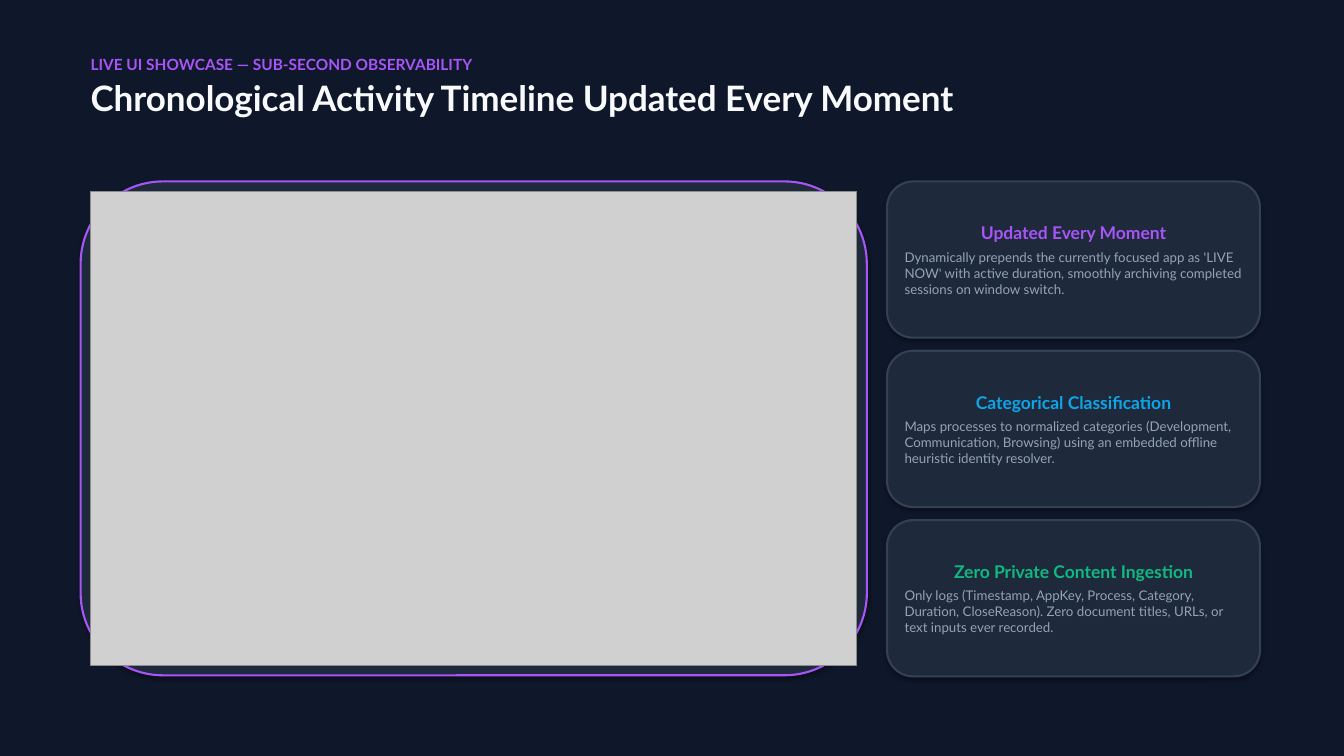
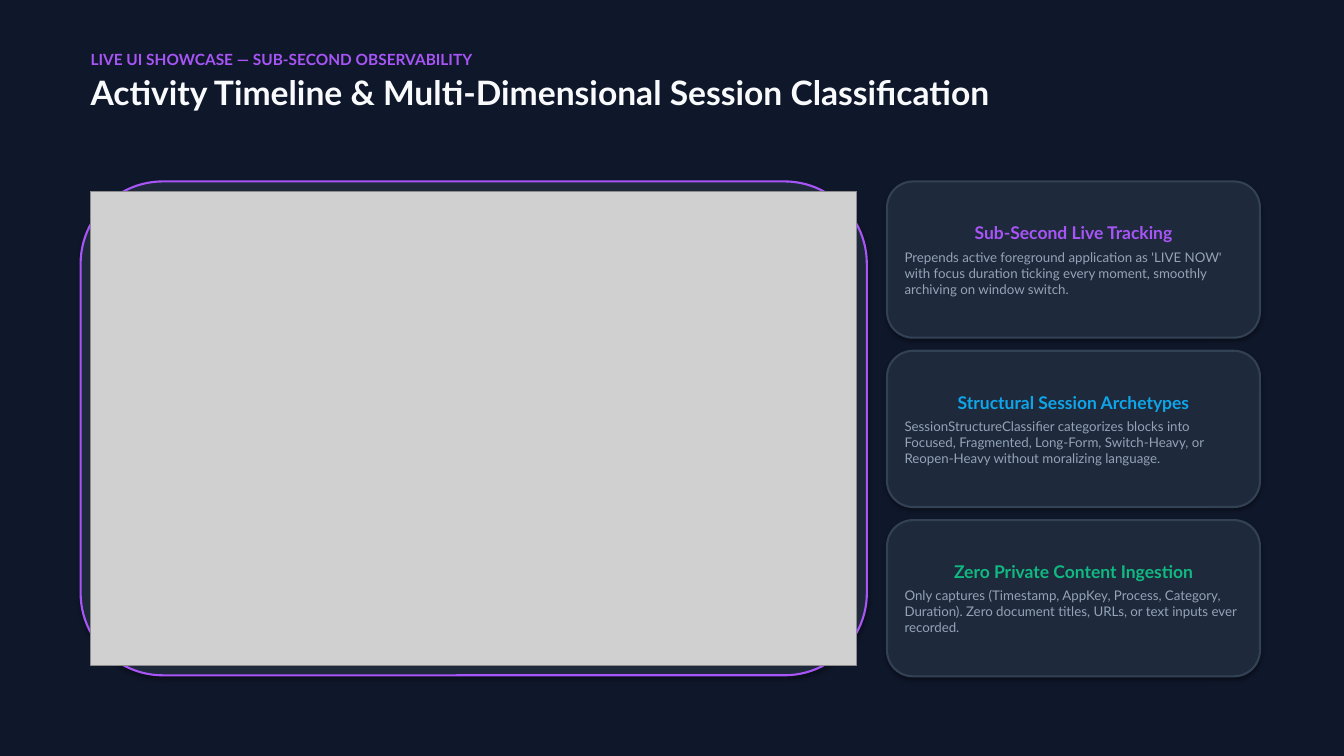
Before and after one commit to Rp-13-byt/MIRROR, a slide deck: slide 8 of submission/Mirror_Pitch_Deck.pptx (slide 7 before the commit). Drawn at 1344x756 pixels with LibreOffice and Linux fonts; fonts in the diff are those of the drawing; grey boxes stand for pictures. Boxes give left, top, right and bottom in pixels: in the first picture for what was removed or moved away, otherwise in the second. Text is boxed around its words. In the diff, an @@ line names an element or a change of style, - is before the commit and + after.

```diff
--- a/submission/Mirror_Pitch_Deck.pptx
+++ b/submission/Mirror_Pitch_Deck.pptx
@@ text at box(91, 80, 990, 111): text changed; size 25 to 24 pt @@
-Chronological Activity Timeline Updated Every Moment
+Activity Timeline & Multi-Dimensional Session Classification
@@ text in rounded rectangle at box(905, 226, 1222, 297): text changed @@
-Updated Every Moment
-Dynamically prepends the currently focused app as 'LIVE NOW' with active duration, smoothly archiving completed sessions on window switch.
+Sub-Second Live Tracking
+Prepends active foreground application as 'LIVE NOW' with focus duration ticking every moment, smoothly archiving on window switch.
@@ text in rounded rectangle at box(905, 396, 1204, 466): text changed @@
-Categorical Classification
-Maps processes to normalized categories (Development, Communication, Browsing) using an embedded offline heuristic identity resolver.
+Structural Session Archetypes
+SessionStructureClassifier categorizes blocks into Focused, Fragmented, Long-Form, Switch-Heavy, or Reopen-Heavy without moralizing language.
@@ text in rounded rectangle at box(905, 590, 1237, 632): text changed @@
-Only logs (Timestamp, AppKey, Process, Category, Duration, CloseReason). Zero document titles, URLs, or text inputs ever recorded.
+Only captures (Timestamp, AppKey, Process, Category, Duration). Zero document titles, URLs, or text inputs ever recorded.
```
Also in this commit, not shown: 7 other slides changed, 3 slides added, 2 slides removed, 5 other files.
